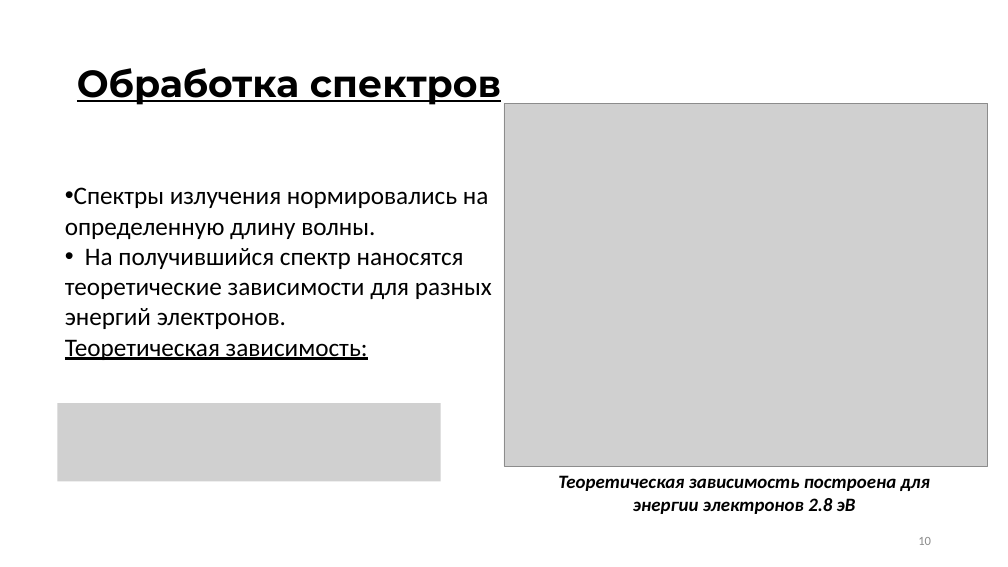
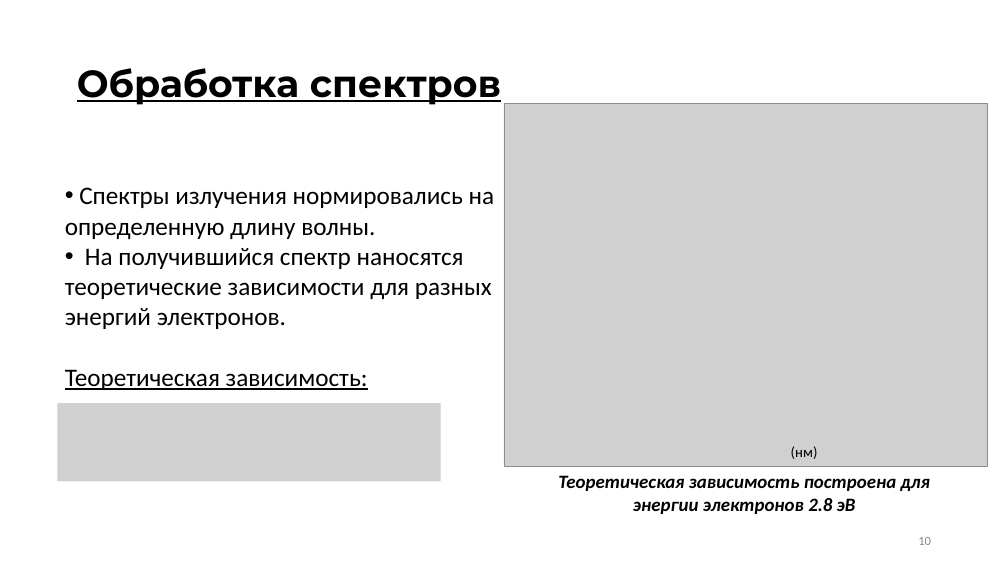
Before and after one commit to ulanich/msu, a slide deck: slide 10 of МАГ.ДИСС/предзащита.pptx. Drawn at 1008x567 pixels with LibreOffice and Linux fonts; fonts in the diff are those of the drawing; grey boxes stand for pictures. Boxes give left, top, right and bottom in pixels: in the first picture for what was removed or moved away, otherwise in the second. Text is boxed around its words. In the diff, an @@ line names an element or a change of style, - is before the commit and + after.

```diff
--- a/МАГ.ДИСС/предзащита.pptx
+++ b/МАГ.ДИСС/предзащита.pptx
@@ text "Спектры излучения нормировались на определенную ..." rewrapped from [65,187,492,360] to [65,187,495,390] @@
@@ text added at [791,446,818,459], 14 pt, text #000000 @@
+(нм)
```
Also in this commit, not shown: 3 other slides changed, 4 slides added, 8 other files.
